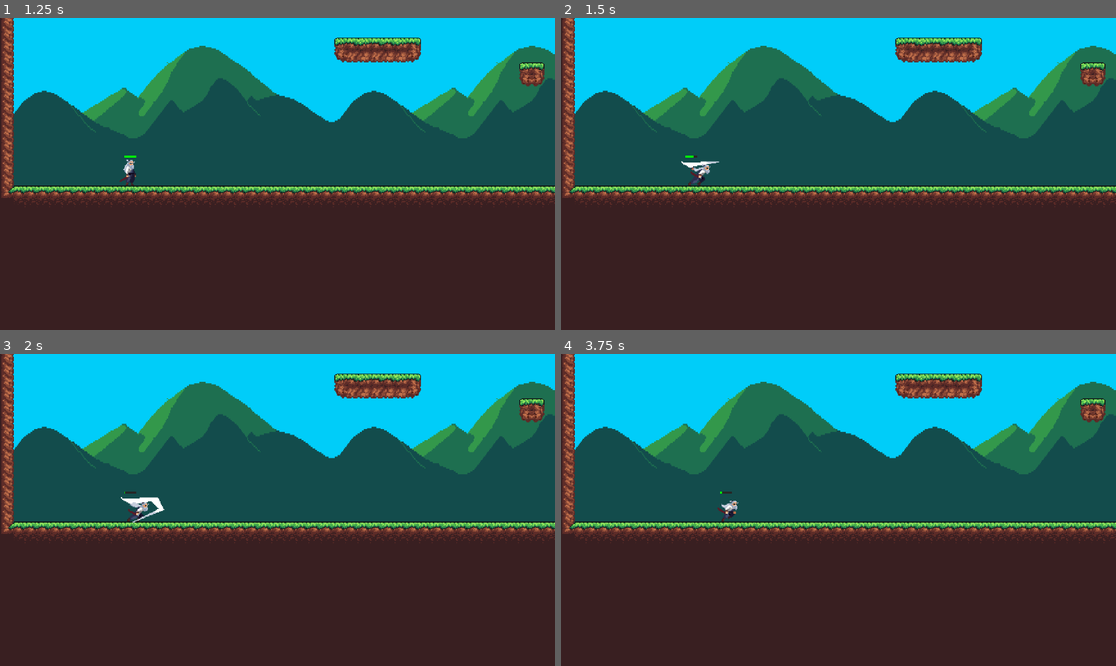
Above: before the commit, frames 1-4 (two rows, left to right).
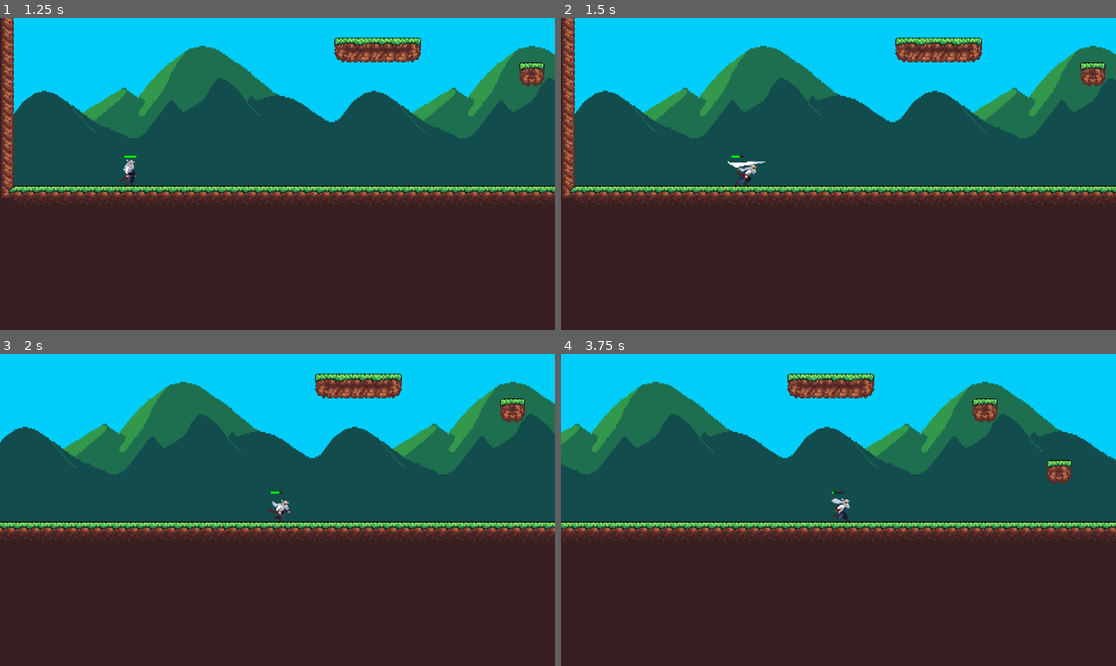
Above: after the commit, the same moments.

Repository: lukaszavadil1/AK8POGame
Game: Godot game, scene res://main.tscn
Same seed, same stepped clock (60 frames per second), same inputs: the game is played once before the commit and once after it.
Inputs:
- Up to frame 1 (1.25 s): click "Play" at 0.5 s
- Up to frame 2 (1.5 s): hold Right (ui_right) from 1.28 s (still down); hold Space (ui_accept) from 1.28 s (still down)
- Up to frame 3 (2 s): keep holding Right (ui_right); keep holding Space (ui_accept)
- Up to frame 4 (3.75 s): release Space (ui_accept) at 2.03 s; tap Space (ui_accept) at 2.1, 2.27, 2.57, 3.6 s; release Right (ui_right) at 2.78 s; hold Left (ui_left) 2.78-3.53 s; hold Space (ui_accept) 2.78-3.53 s; hold Right (ui_right) from 3.53 s (still down)

Frame 1 is identical in both runs. In frame 2, 0.4% of the frame differs, in the area x 21-37%, y 44-54%; in frame 3, 14%; in frame 4, 23%, in the area x 0-100%, y 0-61%.

Commit message:
Player script refactor

Diff:
--- a/src/Player/player.gd
+++ b/src/Player/player.gd
@@ -1,59 +1,93 @@
 extends CharacterBody2D
 
-
+# Movement settings
 const SPEED = 300.0
 const JUMP_VELOCITY = -400.0
 
-@onready var anim = $PlayerAnimation
-var is_attacking = false
+# Stamina settings
+const MAX_STAMINA = 16
+const STAMINA_REGEN_RATE = 1.0
+const ATTACK_COST = 5.0
 
-# Stamina
-var max_stamina = 16
-var current_stamina = max_stamina
-var stamina_regen_rate = 1.0
-var attack_stamina_cost = 5.0
+# Nodes
+@onready var player_animation = $PlayerAnimation
+@onready var player_sprite = $PlayerAnimatedSprite
 @onready var stamina_bar = $Camera2D/StaminaBarUI
 
+# States
+var current_stamina = MAX_STAMINA
+var is_attacking = false
+var is_jumping = false
+
+func _ready() -> void:
+	player_animation.animation_finished.connect(_on_animation_finished)
+	stamina_bar.update_stamina(current_stamina, MAX_STAMINA)
+
 func _process(delta: float) -> void:
-	if current_stamina < max_stamina and not is_attacking:
-		current_stamina = min(current_stamina + stamina_regen_rate * delta, max_stamina)
-		stamina_bar.update_stamina(current_stamina, max_stamina)
-
-func _ready():
-	anim.connect("animation_finished", _on_animation_finished)
-	stamina_bar.update_stamina(current_stamina, max_stamina)
-
-func _on_animation_finished(anim_name):
-	if anim_name == "Attack":
-		is_attacking = false
+	regenerate_stamina(delta)
 
 func _physics_process(delta: float) -> void:
-	# Add the gravity.
+	apply_gravity(delta)
+	handle_movement()
+	handle_attack()
+	move_and_slide()
+
+func apply_gravity(delta: float) -> void:
 	if not is_on_floor():
 		velocity += get_gravity() * delta
 
-	# Handle jump.
+func handle_movement() -> void:
+	if is_attacking:
+		return
+
+	var direction := Input.get_axis("ui_left", "ui_right")
+	handle_horizontal_movement(direction)
+	handle_jump()
+	update_movement_animation(direction)
+
+func handle_horizontal_movement(direction: float) -> void:
+	if direction:
+		velocity.x = direction * SPEED
+		player_sprite.flip_h = direction < 0
+	else:
+		velocity.x = move_toward(velocity.x, 0, SPEED)
+
+func handle_jump() -> void:
 	if Input.is_action_just_pressed("ui_up") and is_on_floor():
 		velocity.y = JUMP_VELOCITY
+		is_jumping = true
 
-	# Handle attack
-	if Input.is_action_pressed("ui_accept") and current_stamina >= attack_stamina_cost and not is_attacking:
-		current_stamina -= attack_stamina_cost
-		stamina_bar.update_stamina(current_stamina, max_stamina)
+func update_movement_animation(direction: float) -> void:
+	if direction != 0:
+		player_animation.play("Run")
+	elif is_on_floor():
+		player_animation.play("Idle")
+	else:
+		player_animation.play("Jump")
+
+func handle_attack() -> void:
+	if Input.is_action_just_pressed("ui_accept") and can_attack() and not is_attacking:
+		consume_stamina(ATTACK_COST)
 		is_attacking = true
-		anim.play("Attack")
+		player_animation.play("Attack")
 
-	if not is_attacking:
-		var direction := Input.get_axis("ui_left", "ui_right")
-		if direction == -1:
-			get_node("PlayerAnimatedSprite").flip_h = true
-		elif direction == 1:
-			get_node("PlayerAnimatedSprite").flip_h = false
-		if direction:
-			velocity.x = direction * SPEED
-			anim.play("Run")
-		else:
-			velocity.x = move_toward(velocity.x, 0, SPEED)
-			anim.play("Idle")
+func can_attack() -> bool:
+	return current_stamina >= ATTACK_COST
+
+func consume_stamina(amount: float) -> void:
+	current_stamina = max(current_stamina - amount, 0)
+	stamina_bar.update_stamina(current_stamina, MAX_STAMINA)
+
+func regenerate_stamina(delta: float) -> void:
+	if not is_attacking and current_stamina < MAX_STAMINA:
+		current_stamina = min(current_stamina + STAMINA_REGEN_RATE * delta, MAX_STAMINA)
+		stamina_bar.update_stamina(current_stamina, MAX_STAMINA)
+
+func _on_animation_finished(anim_name):
+	match anim_name:
+		"Attack":
+			is_attacking = false
+		"Jump":
+			is_jumping = false
 
 	move_and_slide()
